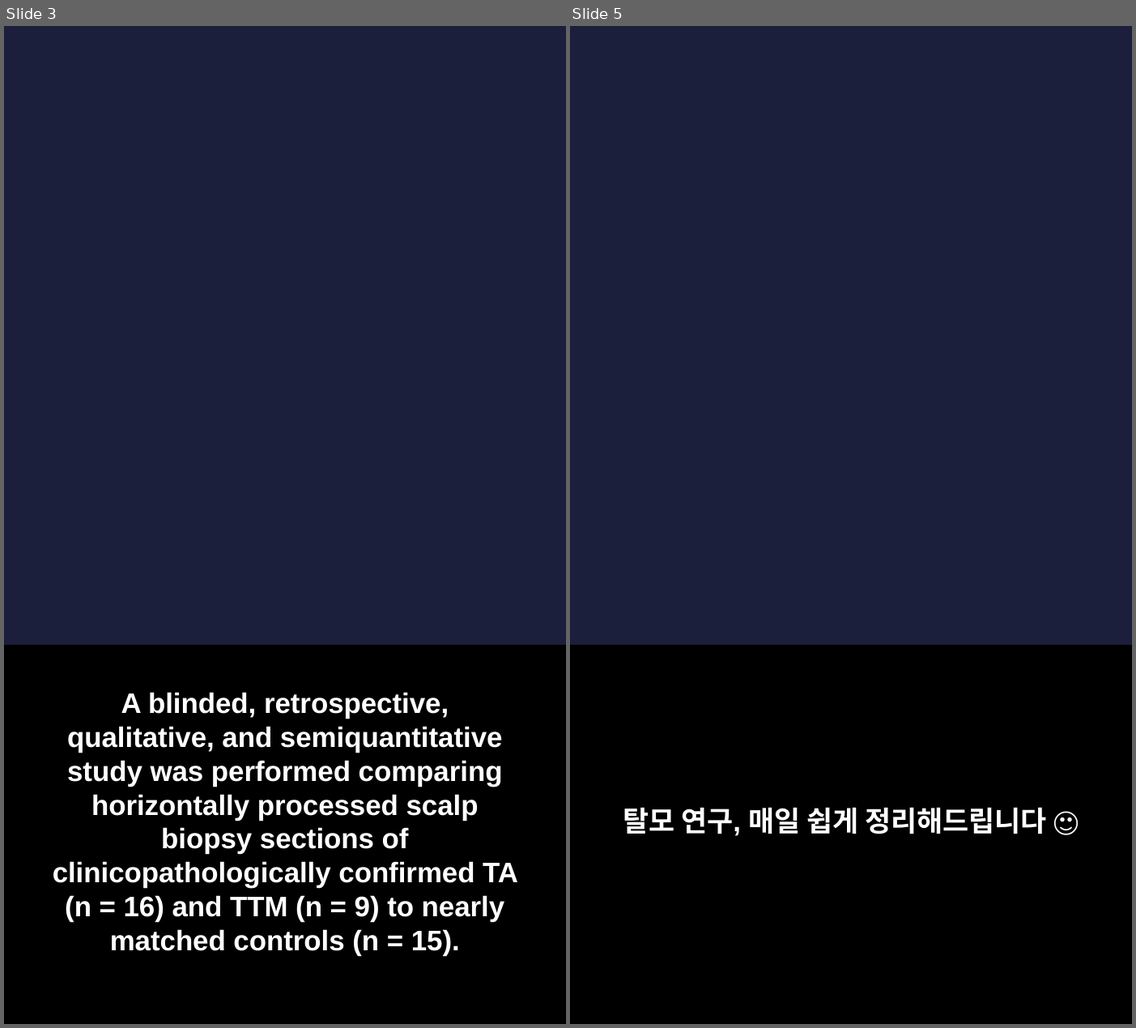
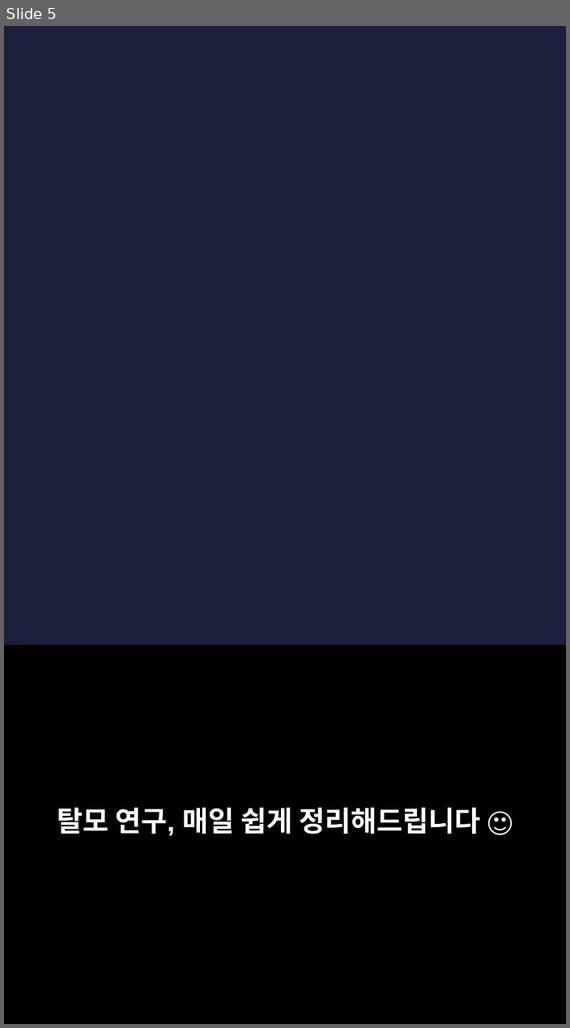
Before and after one commit to hyokang2010-BJ-ANTH/product-builder-test, a slide deck: pwa/data/latest/slides.pptx. Shown side by side, each under a label of ours: slides 3 and 5 before the commit, slide 5 after it; the slides between them are not shown. The pictures are 1136x1028 and 570x1028 pixels, drawn with LibreOffice and Linux fonts; fonts in the diff are those of the drawing; background and template pictures are left out. Boxes give left, top, right and bottom in pixels: in the first picture for what was removed or moved away, otherwise in the second. Text is boxed around its words. In the diff, an @@ line names an element or a change of style, - is before the commit and + after.

```diff
--- a/pwa/data/latest/slides.pptx
+++ b/pwa/data/latest/slides.pptx
@@ slide 3 removed at bbox=[4, 26, 566, 1024], background picture (left out) @@
@@ rectangle removed at bbox=[4, 646, 566, 1024] @@
@@ text removed at bbox=[53, 692, 518, 956] @@
-A blinded, retrospective, qualitative, and semiquantitative study was performed comparing horizontally processed scalp biopsy sections of clinicopathologically confirmed TA (n = 16) and TTM (n = 9) to nearly matched controls (n = 15).
```
Also in this commit, not shown: 5 slides changed, 2 slides added, 1 other slide removed, 26 other files.
